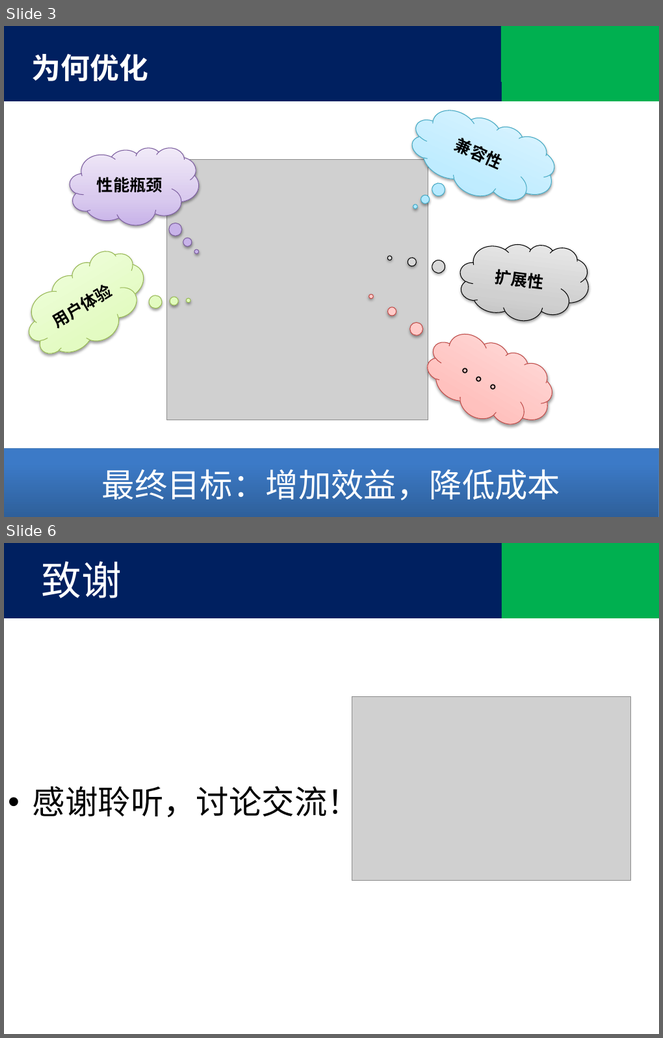
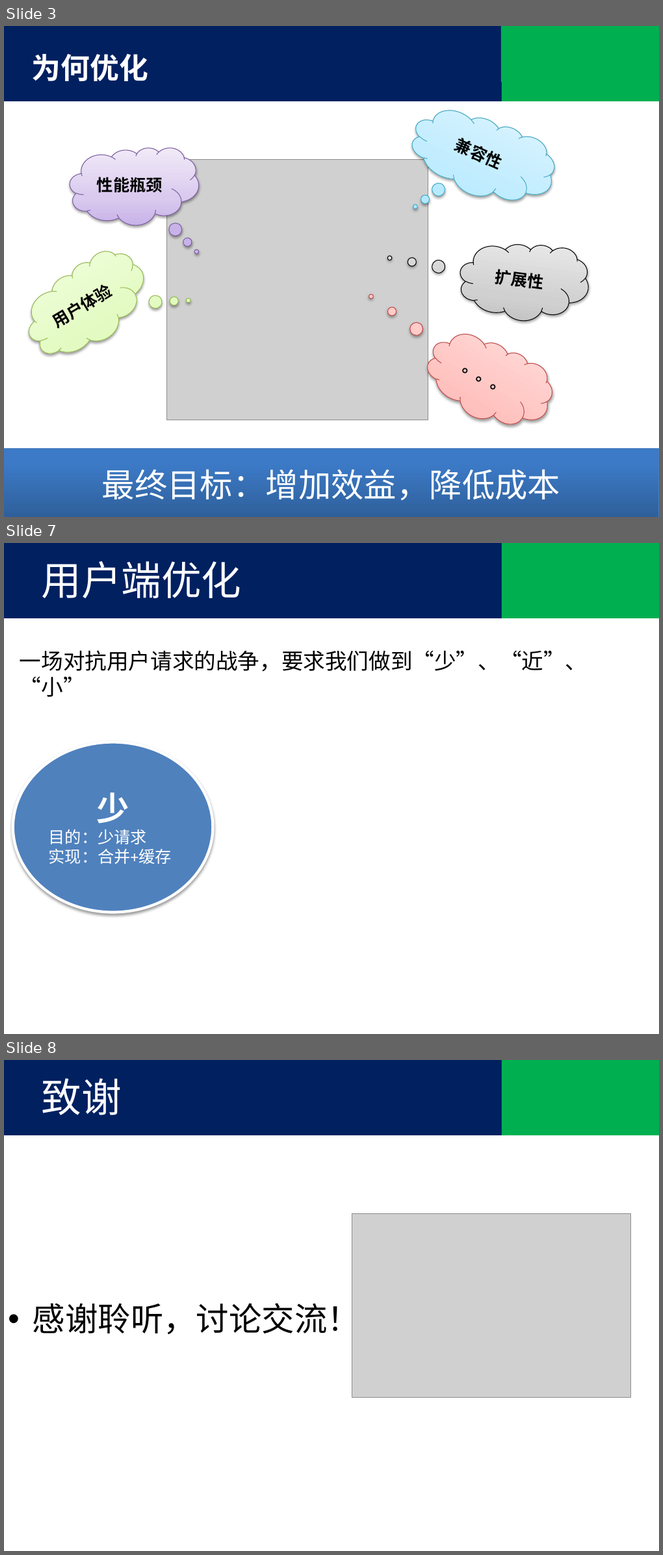
Before and after one commit to tjx222/javatrain, a slide deck: 前端优化.pptx. Shown one above the other, each under a label of ours: slides 3 and 6 before the commit, slides 3, 7 and 8 after it; the slides between them are not shown. The pictures are 663x1038 and 663x1555 pixels, drawn with LibreOffice and Linux fonts; fonts in the diff are those of the drawing; grey boxes stand for pictures; background and template pictures are left out. Boxes give left, top, right and bottom in pixels: in the first picture for what was removed or moved away, otherwise in the second. Text is boxed around its words. In the diff, an @@ line names an element or a change of style, - is before the commit and + after.

```diff
--- a/前端优化.pptx
+++ b/前端优化.pptx
@@ slide 7 added at (4,543,659,1034), background #FFFFFF @@
@@ rectangle added at (4,543,502,618), fill #002060 @@
@@ text added at (42,561,242,598), 44 pt, text #FFFFFF @@
+用户端优化
@@ rectangle added at (502,543,659,618), fill #00B050 @@
@@ text added at (20,650,588,697), 24 pt, text #000000 @@
+一场对抗用户请求的战争，要求我们做到“少”、“近”、“小”
@@ ellipse added at (13,742,213,913), fill #4F81BD, outline #FFFFFF 3 pt, 18 pt, text #FFFFFF @@
+少
+目的：少请求
+实现：合并+缓存
@@ what was slide 6 is now slide 8 @@
```
Also in this commit, not shown: 3 slides changed, 2 other slides added.
